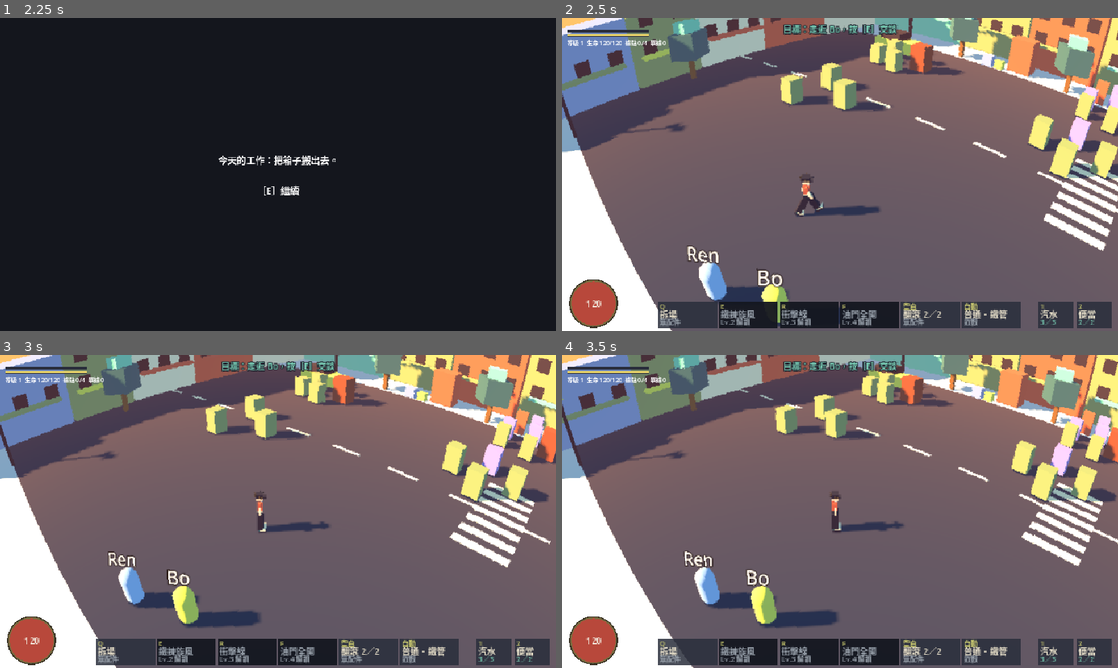
Above: before the commit, frames 1-4 (two rows, left to right).
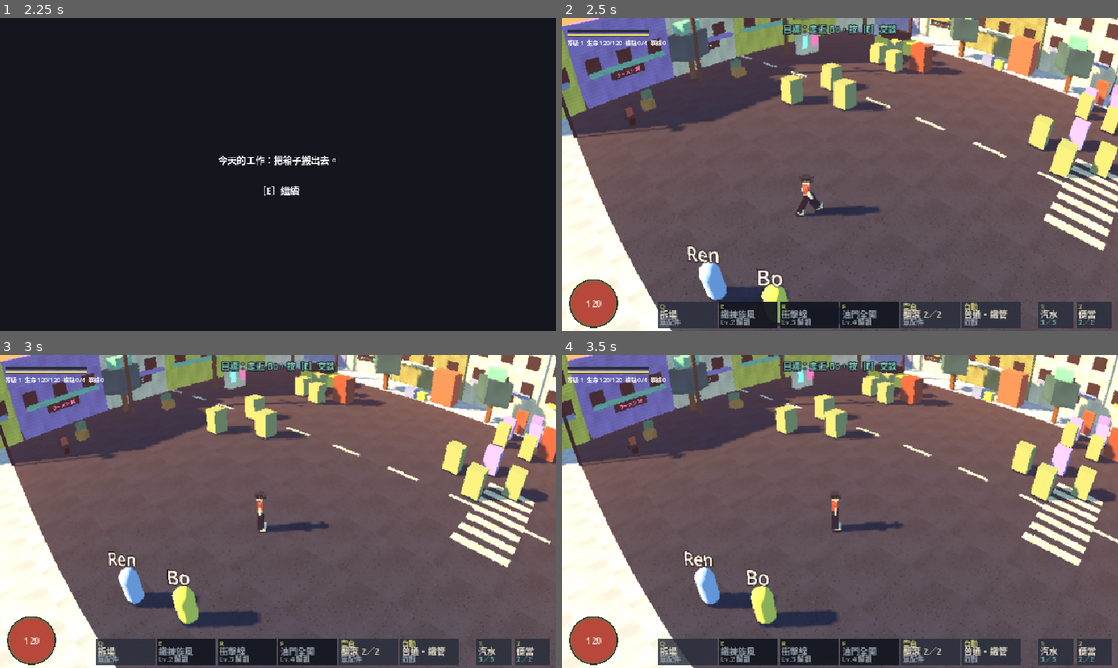
Above: after the commit, the same moments.

Repository: yauchai2/Game-Lab-2
Game: Godot game, scene res://game/title.tscn
The game is run twice, just before and just after one commit, with the same random seed, the same clock (stepped at 60 frames per second) and the same inputs.
Inputs (mouse positions are in pixels of both pictures, inside the frame that each line leads up to):
- Up to frame 1 (2.25 s): click "新遊戲" at 0.5 s; click "選擇" at 1.25 s; tap Enter at 2 s; move the mouse to (400, 158) at 2.02 s; hold D from 2.03 s (still down); tap E at 2.1 s; click (400, 158) at 2.17 s
- Up to frame 2 (2.5 s): keep holding D; tap Space at 2.27 s
- Up to frame 3 (3 s): release D at 2.75 s; drag from (166, 527) to (250, 574) at 2.77 s
- Up to frame 4 (3.5 s): no input

Frame 1 is identical in both runs. In frame 2, 16% of the frame differs, in the area x 0-100%, y 0-100%; in frame 3, 14%; in frame 4, 15%.

Commit message:
第二步：程式生成貼圖、招牌、電線桿與電線、販賣機、雜物

Diff:
--- a/game/scripts/street.gd
+++ b/game/scripts/street.gd
@@ -58,14 +58,50 @@
 	_build_ground()
 	_build_buildings()
 	_build_props()
-
-func _mat(color: Color) -> StandardMaterial3D:
+	_build_clutter()
+	_texture_floor()
+
+## 程式生成嘅手繪感貼圖（灰階，會乘上顏色）：筆觸、橫向牆板、柏油碎石。
+var textures := {}
+
+func _tex(kind: String) -> ImageTexture:
+	if textures.has(kind):
+		return textures[kind]
+	var n := FastNoiseLite.new()
+	n.seed = 11
+	n.noise_type = FastNoiseLite.TYPE_SIMPLEX_SMOOTH
+	var r := RandomNumberGenerator.new()
+	r.seed = 5
+	var img := Image.create(64, 64, false, Image.FORMAT_RGB8)
+	for y in 64:
+		for x in 64:
+			var v := 0.9 + n.get_noise_2d(x * 2.2, y * 0.5) * 0.12 + n.get_noise_2d(x * 0.6 + 40.0, y * 0.6) * 0.06
+			if kind == "wall" and y % 8 == 0:
+				v *= 0.86
+			elif kind == "asphalt":
+				var roll := r.randf()
+				if roll < 0.035:
+					v *= 1.35
+				elif roll < 0.07:
+					v *= 0.72
+			img.set_pixel(x, y, Color(v, v, v))
+	img.generate_mipmaps()
+	var t := ImageTexture.create_from_image(img)
+	textures[kind] = t
+	return t
+
+func _mat(color: Color, tex_kind := "grain") -> StandardMaterial3D:
 	var m := StandardMaterial3D.new()
 	m.albedo_color = color
+	m.albedo_texture = _tex(tex_kind)
+	m.uv1_triplanar = true
+	m.uv1_world_triplanar = true
+	m.uv1_scale = Vector3.ONE * (0.45 if tex_kind != "asphalt" else 0.35)
+	m.texture_filter = BaseMaterial3D.TEXTURE_FILTER_NEAREST_WITH_MIPMAPS
 	m.roughness = 1.0
 	return m
 
-func _box(pos: Vector3, size: Vector3, color: Color, collide := false, parent: Node = null) -> Node3D:
+func _box(pos: Vector3, size: Vector3, color: Color, collide := false, parent: Node = null, tex_kind := "grain") -> Node3D:
 	var node: Node3D
 	if collide:
 		node = StaticBody3D.new()
@@ -80,7 +116,7 @@
 	var bm := BoxMesh.new()
 	bm.size = size
 	mi.mesh = bm
-	mi.material_override = _mat(color)
+	mi.material_override = _mat(color, tex_kind)
 	node.add_child(mi)
 	node.position = pos
 	(parent if parent != null else self).add_child(node)
@@ -129,7 +165,8 @@
 	var group := Node3D.new()
 	add_child(group)
 	_register_occluder(group, AABB(pos - size / 2.0, size))
-	_box(pos, size, color, true, group)
+	_box(pos, size, color, true, group, "wall")
+	_sign(pos, size, face_dir, group)
 	# windows on the visible face
 	var cols := maxi(int(size.x / 2.2) if absf(face_dir.z) > 0.5 else int(size.z / 2.2), 1)
 	var rows := maxi(int((size.y - 3.0) / 2.6), 1)
@@ -195,3 +232,103 @@
 	_box(Vector3(9.4, 1.0, -15.8), Vector3(1.0, 2.0, 0.8), Color("9B8ACC"), true)
 	_box(Vector3(-3, 0.5, -15.5), Vector3(1.0, 1.0, 1.0), Color("859AC1"), true)
 	_box(Vector3(-1.8, 0.4, -15.5), Vector3(0.8, 0.8, 0.8), Color("D6D573"), true)
+
+func _texture_floor() -> void:
+	var mesh: MeshInstance3D = get_parent().get_node_or_null("Floor/Mesh")
+	if mesh:
+		mesh.material_override = _mat(ASPHALT, "asphalt")
+
+# --- 招牌、電線、雜物：混用漢字、假名、拉丁字母同虛構符號 ---
+
+const SIGN_TEXTS := ["ラーメン 麵", "24H 便利店", "雑貨 STORE", "回收 ⌬ RECYCLE", "PAWN 當", "ネオン ◇ 酒", "TK-075", "整件回收", "ERRO ∴ 零", "食 ✦ 堂"]
+const SIGN_COLORS: Array[Color] = [Color("FF5FA2"), Color("5FE0E8"), Color("FFB347"), Color("A6FF8F"), Color("FFF07A")]
+
+func _emissive(color: Color, energy := 1.6) -> StandardMaterial3D:
+	var m := StandardMaterial3D.new()
+	m.albedo_color = color
+	m.emission_enabled = true
+	m.emission = color
+	m.emission_energy_multiplier = energy
+	m.shading_mode = BaseMaterial3D.SHADING_MODE_UNSHADED
+	return m
+
+func _sign(pos: Vector3, size: Vector3, face_dir: Vector3, parent: Node) -> void:
+	if rng.randf() > 0.75:
+		return
+	var along_z := absf(face_dir.z) > 0.5
+	var half := size.z / 2.0 if along_z else size.x / 2.0
+	var base := pos - Vector3(0, size.y / 2.0, 0) + face_dir * (half + 0.08) + Vector3(0, 1.9, 0)
+	var board_w := minf(size.x if along_z else size.z, 6.0) * 0.5
+	var color: Color = SIGN_COLORS[rng.randi() % SIGN_COLORS.size()]
+	var board := MeshInstance3D.new()
+	var bm := BoxMesh.new()
+	bm.size = Vector3(board_w, 0.7, 0.1) if along_z else Vector3(0.1, 0.7, board_w)
+	board.mesh = bm
+	board.material_override = _mat(NAVY)
+	board.position = base
+	parent.add_child(board)
+	var label := Label3D.new()
+	label.text = SIGN_TEXTS[rng.randi() % SIGN_TEXTS.size()]
+	label.font_size = 48
+	label.pixel_size = 0.0085
+	label.outline_size = 0
+	label.modulate = color
+	label.shaded = false
+	label.no_depth_test = false
+	label.position = base + face_dir * 0.07
+	label.rotation.y = 0.0 if face_dir.z > 0.5 else (PI if face_dir.z < -0.5 else (PI / 2.0 if face_dir.x > 0.5 else -PI / 2.0))
+	parent.add_child(label)
+
+func _pole(p: Vector3) -> Vector3:
+	_box(p + Vector3(0, 4.5, 0), Vector3(0.3, 9.0, 0.3), Color("5A4B45"), true)
+	_box(p + Vector3(0, 8.3, 0), Vector3(2.4, 0.15, 0.15), Color("5A4B45"))
+	return p + Vector3(0, 8.3, 0)
+
+func _wire(a: Vector3, b: Vector3) -> void:
+	var mid := (a + b) / 2.0 - Vector3(0, 0.35, 0)
+	for seg in [[a, mid], [mid, b]]:
+		var from: Vector3 = seg[0]
+		var to: Vector3 = seg[1]
+		var mi := MeshInstance3D.new()
+		var bm := BoxMesh.new()
+		bm.size = Vector3(0.04, 0.04, from.distance_to(to))
+		mi.mesh = bm
+		mi.material_override = _mat(Color("1E1B22"))
+		mi.cast_shadow = GeometryInstance3D.SHADOW_CASTING_SETTING_OFF
+		add_child(mi)
+		mi.position = (from + to) / 2.0
+		mi.look_at(to, Vector3.UP)
+
+func _build_clutter() -> void:
+	# 電線桿沿著兩側人行道，電線橫跨街道
+	var tops_l: Array = []
+	var tops_r: Array = []
+	for z in [-14.0, -3.0, 6.0]:
+		tops_l.append(_pole(Vector3(-17.5, 0, z)))
+		tops_r.append(_pole(Vector3(17.5, 0, z)))
+	for i in tops_l.size():
+		if i > 0:
+			for off in [-0.9, 0.0, 0.9]:
+				_wire(tops_l[i - 1] + Vector3(off, 0, 0), tops_l[i] + Vector3(off, 0, 0))
+				_wire(tops_r[i - 1] + Vector3(off, 0, 0), tops_r[i] + Vector3(off, 0, 0))
+		if i < 2:
+			_wire(tops_l[i] + Vector3(0.9, 0, 0), tops_r[i] + Vector3(-0.9, 0, 0))
+	# 販賣機（發光）、單車、垃圾桶、雜物堆
+	for v in [[Vector3(-16.4, 0, -4.0), Color("5FE0E8")], [Vector3(-16.4, 0, -5.2), Color("FF5FA2")], [Vector3(16.4, 0, 6.0), Color("FFB347")]]:
+		var pos: Vector3 = v[0]
+		_box(pos + Vector3(0, 1.0, 0), Vector3(0.9, 2.0, 0.8), Color("E7DFC9"), true)
+		var face := MeshInstance3D.new()
+		var fm := BoxMesh.new()
+		fm.size = Vector3(0.05, 1.2, 0.6)
+		face.mesh = fm
+		face.material_override = _emissive(v[1])
+		face.position = pos + Vector3(0.48 if pos.x < 0 else -0.48, 1.25, 0)
+		add_child(face)
+	for p in [Vector3(14.5, 0, -8.0), Vector3(-14.8, 0, 13.0), Vector3(15.5, 0, 14.0)]:
+		_box(p + Vector3(0, 0.45, 0), Vector3(1.5, 0.35, 0.5), Color("3A3F4A"), true)
+		_box(p + Vector3(0.6, 0.8, 0), Vector3(0.2, 0.7, 0.45), Color("CC6657"))
+		_box(p + Vector3(-0.65, 0.2, 0), Vector3(0.4, 0.4, 0.4), Color("1E1B22"))
+		_box(p + Vector3(0.65, 0.2, 0), Vector3(0.4, 0.4, 0.4), Color("1E1B22"))
+	for p in [Vector3(-16.6, 0, 3.0), Vector3(16.6, 0, -2.0), Vector3(-16.6, 0, 11.0)]:
+		_box(p + Vector3(0, 0.55, 0), Vector3(0.7, 1.1, 0.7), Color("5D8C73"), true)
+		_box(p + Vector3(0.7, 0.3, 0.2), Vector3(0.9, 0.6, 0.9), Color("B8895B"), true)
